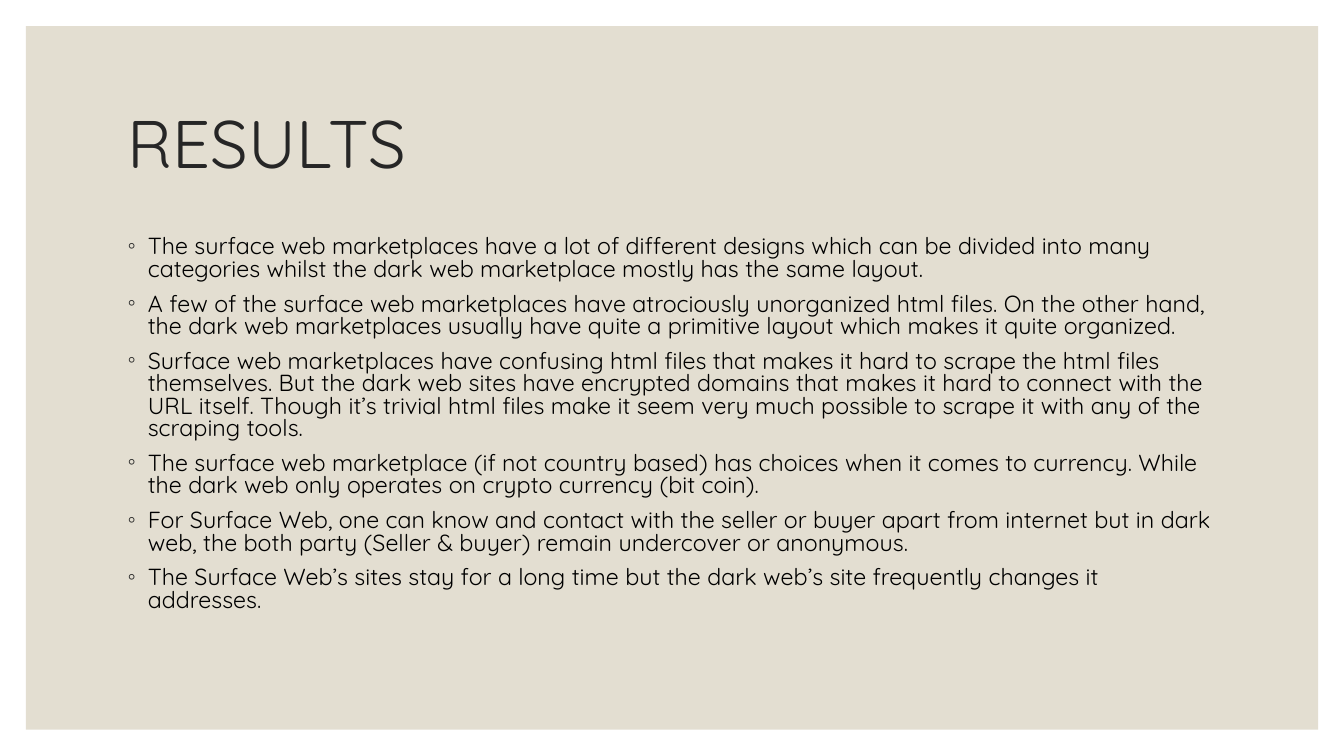
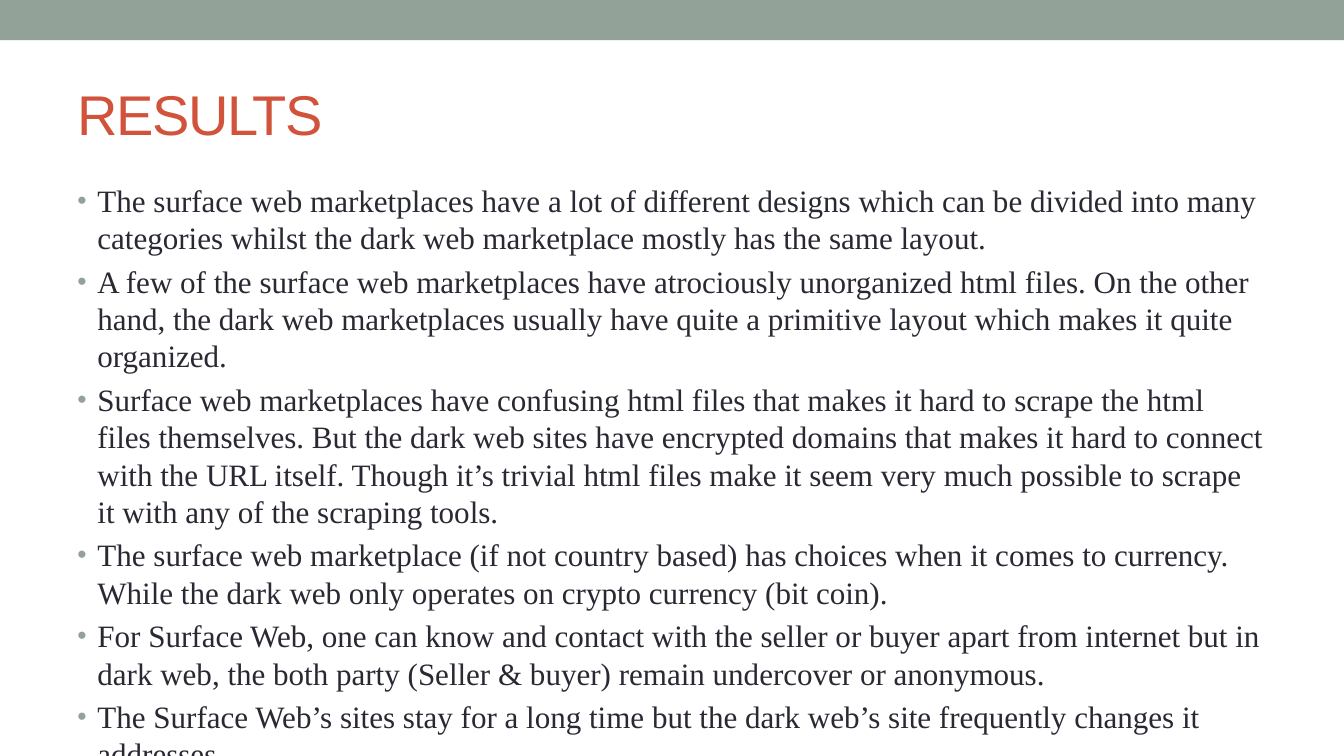
Before and after one commit to protik-nsu/CSE299-GROUP03-DARK_WEB_RESEARCH, a slide deck: slide 14 of Final.pptx (slide 9 before the commit). Drawn at 1344x756 pixels with LibreOffice and Linux fonts; fonts in the diff are those of the drawing. Boxes give left, top, right and bottom in pixels: in the first picture for what was removed or moved away, otherwise in the second. Text is boxed around its words. In the diff, an @@ line names an element or a change of style, - is before the commit and + after.

```diff
--- a/Final.pptx
+++ b/Final.pptx
@@ rectangle added at <box>0,0,1344,40</box>, fill #93A299 @@
@@ rectangle removed at <box>26,26,1319,730</box> @@
@@ title "RESULTS": place and size @@
-title "RESULTS" at <box>128,120,407,169</box>
+title "RESULTS" at <box>77,96,322,136</box>
@@ title "RESULTS" at <box>77,96,322,136</box>: size 48 to 40 pt, font Quicksand to Arial, text colour #262626 to #D2533C, letter spacing 0 to -1 pt; line spacing 0.9 to 1 @@
@@ text "The surface web marketplaces have ...": place and size @@
-text "The surface web marketplaces have ..." at <box>148,237,1210,609</box>
+text "The surface web marketplaces have ..." at <box>97,190,1262,734</box>
@@ text "The surface web marketplaces have ..." at <box>97,190,1262,734</box>: size 16.6 to 22.2 pt, font Quicksand to Times New Roman, text colour #000000 to #292934; bullet ◦ to •; line spacing 0.8 to 1; less space between paragraphs; bullet colour #262626 to #93A299 @@
```
Also in this commit, not shown: 4 other slides changed, 9 slides added, 4 slides removed.
